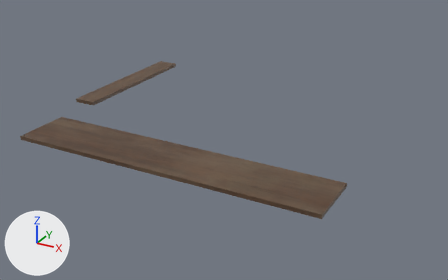
One commit to the glTF model models/floorWood/floorWood.gltf: the scene before it, then after it.
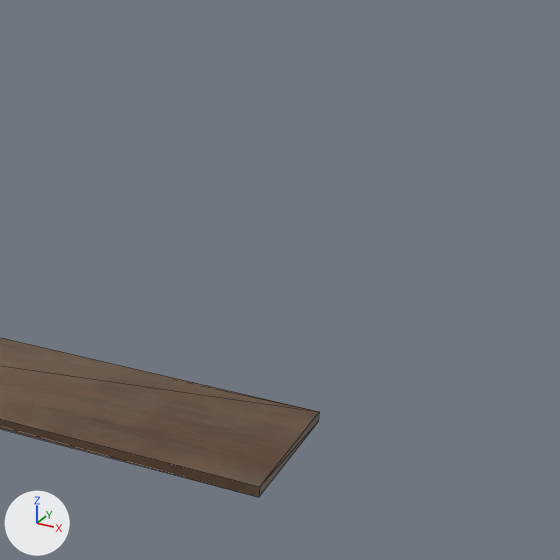
There are two pictures of each version: one whole from a 50 mm lens placed at (2.95, -5.63, 2.52), pointed at (-0.07, -0.13, -0.23), one close up on the part from 48% to 100% of the width and 4% to 88% of the height. Arrows for +X, +Y and +Z are at lower left; the lights stay in place. The close-ups show mesh edges as thin lines. Vertices at the same position are counted once.

Objects in the first close-up: 'floorWood'.
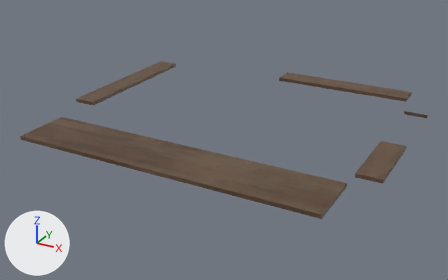
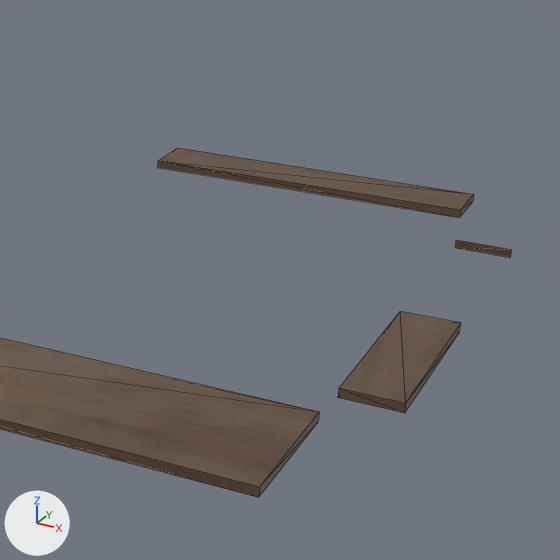
Pixel boxes (x1, y1, x2, y2) of what changed, in the close-ups (560 x 560 px):
'floorWood', reshaped
    before: (0, 338, 319, 497)
    after: (0, 148, 511, 497)
part 1 of me_floorwood, added (brown)
    after: (158, 148, 474, 217)
part 2 of me_floorwood, added (brown)
    after: (338, 311, 461, 413)
part 3 of me_floorwood, added (brown)
    after: (455, 240, 511, 257)

The change, as a diff of the scene's bpy script:
```diff
--- a/models/floorWood/floorWood.gltf.py
+++ b/models/floorWood/floorWood.gltf.py
@@ me_floorwood @@
 # used by ob_floorwood; location = (0.0, 0.0, 0.0)
 # verts and faces of me_floorwood; kept vertices keep their numbers, new ones are numbered from 16
-me_floorwood.from_pydata(...)  # 16 vertices, 24 faces; spans x -1.85..1.6, y -1.59..1.28, z 0.01..0.05
+me_floorwood.from_pydata(...)  # 36 vertices, 50 faces; spans x -1.85..1.85, y -1.59..1.67, z 0.0..0.05
+# me_floorwood part 1: a new loose piece, a box spanning x -0.106..1.516, y 1.413..1.675, z 0.004..0.044, in mat_floorwood (picture img_floorwood_basecolor)
+# me_floorwood part 2: a new loose piece, a box spanning x 1.6..1.851, y -0.76..0.051, z 0.004..0.044, in mat_floorwood (picture img_floorwood_basecolor)
+# me_floorwood part 3
+verts[16] = (1.6, 0.99, 0.0)  # pixel (455, 247)
+verts[17] = (1.6, 0.99, 0.04)  # pixel (456, 239)
+verts[18] = (1.85, 0.99, 0.04)  # pixel (511, 249)
+verts[19] = (1.85, 0.99, 0.0)  # pixel (510, 257)
+faces += [(16, 17, 18), (16, 18, 19)]
 me_floorwood.materials.append(mat_floorwood)
```
